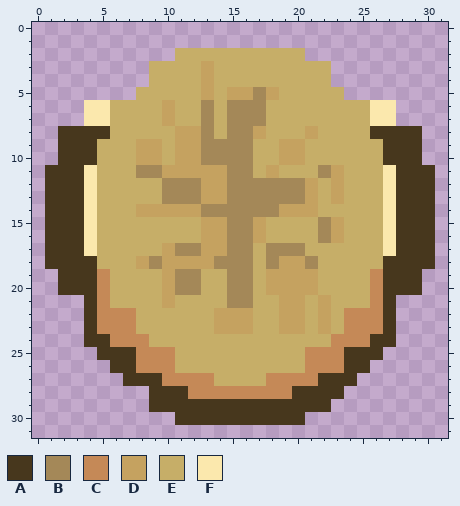
File history of a pixel-art sprite, assets/characters/personnage3.png. This is how it looked before the edit.
The file is 320x320 pixels, drawn in blocks of 10x10; one block is one cell here. Colours within 5 levels of each other are drawn and written as one.
Palette (. is transparent): A #47371d  B #a48858  C #c58957  D #c5a260  E #c6ae68  F #fbe8ad
Pixels before, first column x 1:
 2 ..........EEEEEEEEEE..........
 3 ........EEEEDEEEEEEEEE........
 4 ........EEEEDEEEEEEEEE........
 5 .......EEEEEDEDDBDEEEEE.......
 6 ...FFEEEEDEEBEBBBEEEEEEEEFF...
 7 ...FFEEEEDEEBEBBBEEEEEEEEFF...
 8 .AAAAEEEEEDDBEBBDEEEDEEEEAAAA.
 9 .AAAEEEDDEDDBBBBEEDDEEEEEEAAA.
10 .AAAEEEDDEDDBBBBEEDDEEEEEEAAA.
11 AAAFEEEBBDDDDDBBEDEEEBDEEEFAAA
12 AAAFEEEEEBBBDDBBBBBBDEDEEEFAAA
13 AAAFEEEEEBBBDDBBBBBBDEDEEEFAAA
14 AAAFEEEDDDDDBBBBBBDDDEEEEEFAAA
15 AAAFEEEEEEEEDDBBDEEEEBDEEEFAAA
16 AAAFEEEEEEEEDDBBDEEEEBDEEEFAAA
17 AAAFEEEEEDBBDDBBEBBBEEEEEEFAAA
18 AAAAEEEDBDDDDBBBEBDDBEEEEEAAAA
19 .AAACEEEEDBBEEBBEDDDDEEEECAAA.
20 .AAACEEEEDBBEEBBEDDDDEEEECAAA.
21 ...ACEEEEDEEEEBBEEDDEDEEECA...
22 ...ACCCEEEEEEDDDEEDDEDECCCA...
23 ...ACCCEEEEEEDDDEEDDEDECCCA...
24 ...AACCCEEEEEEEEEEEEEECCCAA...
25 ....AAACCCEEEEEEEEEECCCAAA....
26 .....AACCCEEEEEEEEEECCCAA.....
27 ......AAACCCCEEEECCCCAAA......
28 ........AAACCCCCCCCAAAA.......
29 ........AAAAAAAAAAAAAA........
30 ..........AAAAAAAAAA..........
After the commit:
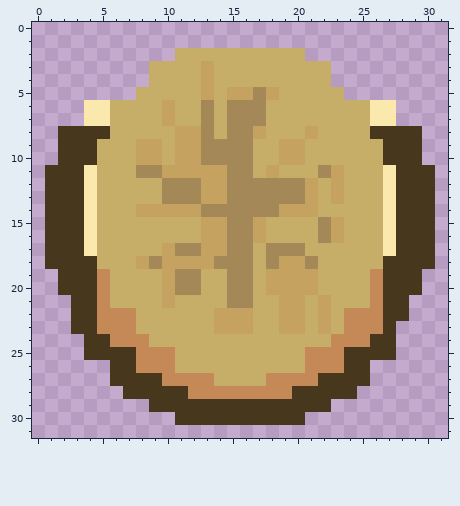
Log entry: modification personnages pour mieu apparaitre a l'ecran
The exact change:
Changed rows in their new state; - is an unchanged pixel.
first column x 3:
21 A------------------------A
22 A------------------------A
23 A-------------------------
25 -A----------------------A-
27 ---A------------------A---
28 ----AA---------------A----
Changed places in both pictures, as pixel boxes (x1, y1, x2, y2):
added: (71, 295, 149, 399)
added: (344, 295, 409, 399)
